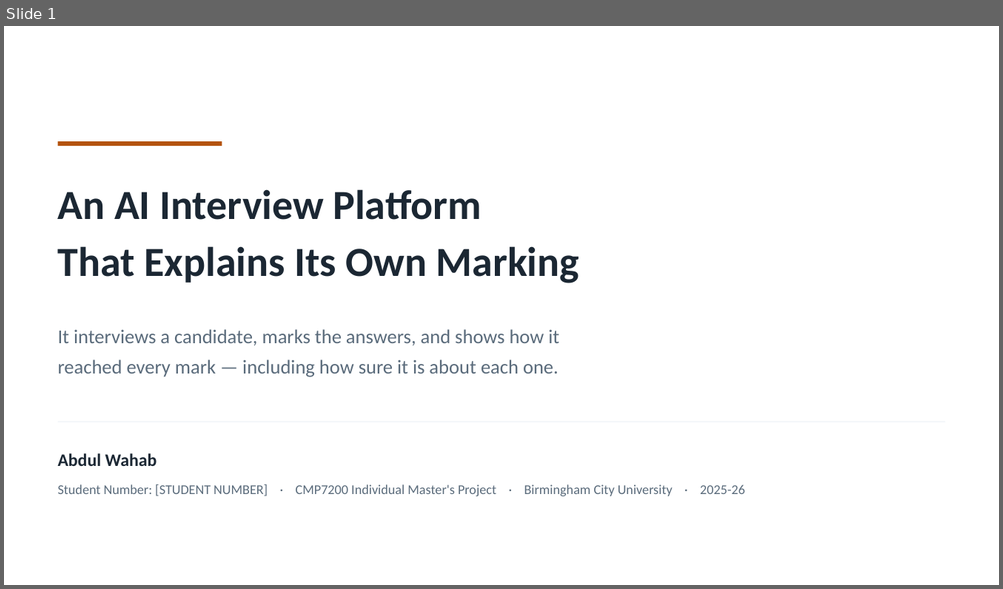
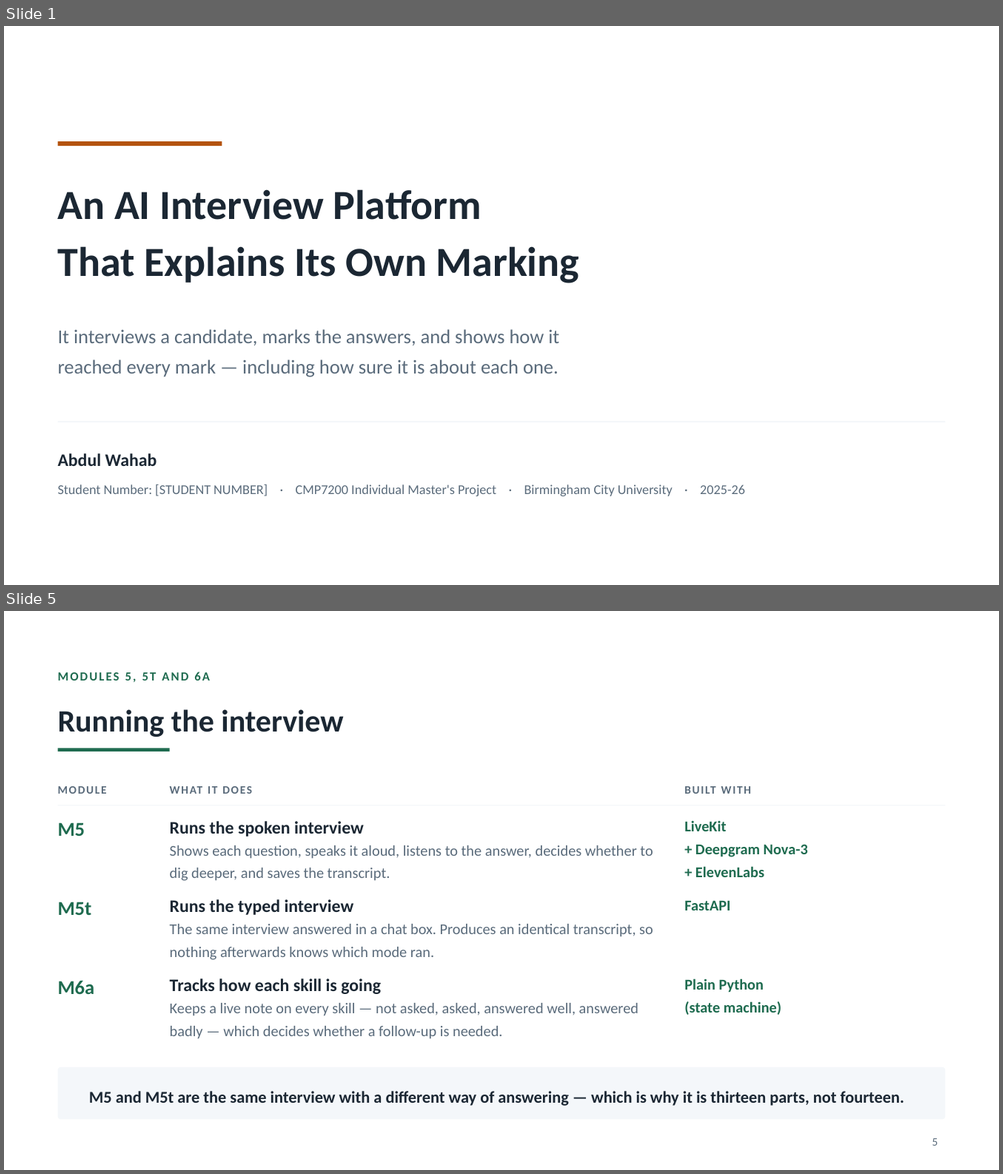
Before and after one commit to syedali254/interview_platform, a slide deck: submission/CMP7200_Viva_Presentation.pptx. Shown one above the other, each under a label of ours: slide 1 before the commit, slides 1 and 5 after it; the slides between them are not shown. The pictures are 1003x589 and 1003x1174 pixels, drawn with LibreOffice and Linux fonts; fonts in the diff are those of the drawing. Boxes give left, top, right and bottom in pixels: in the first picture for what was removed or moved away, otherwise in the second. Text is boxed around its words. In the diff, an @@ line names an element or a change of style, - is before the commit and + after.

```diff
--- a/submission/CMP7200_Viva_Presentation.pptx
+++ b/submission/CMP7200_Viva_Presentation.pptx
@@ slide 5 added at <box>4,611,999,1170</box>, background #FFFFFF @@
@@ text added at <box>58,672,210,682</box>, 12 pt, text #1E6B4F, bold @@
+MODULES 5, 5T AND 6A
@@ text added at <box>58,709,343,737</box>, 30 pt, text #1B2733, bold @@
+Running the interview
@@ rectangle added at <box>58,749,170,752</box>, fill #1E6B4F @@
@@ text added at <box>58,786,107,794</box>, 11 pt, text #5A6B7B, bold @@
+MODULE
@@ text added at <box>170,780,543,799</box>, 11 pt, text #5A6B7B, bold @@
+WHAT IT DOES
@@ text added at <box>685,780,938,799</box>, 11 pt, text #5A6B7B, bold @@
+BUILT WITH
@@ rectangle added at <box>58,805,945,806</box>, fill #F4F7FA @@
@@ text added at <box>58,823,85,836</box>, 19 pt, text #1E6B4F, bold @@
+M5
@@ text added at <box>170,821,364,837</box>, 17 pt, text #1B2733, bold @@
+Runs the spoken interview
@@ text added at <box>684,821,808,877</box>, 14.5 pt, text #1E6B4F, bold @@
+LiveKit
++ Deepgram Nova-3
++ ElevenLabs
@@ text added at <box>170,846,652,881</box>, 14.5 pt, text #5A6B7B @@
+Shows each question, speaks it aloud, listens to the answer, decides whether to dig deeper, and saves the transcript.
@@ text added at <box>58,902,92,915</box>, 19 pt, text #1E6B4F, bold @@
+M5t
@@ text added at <box>170,900,354,915</box>, 17 pt, text #1B2733, bold @@
+Runs the typed interview
@@ text added at <box>684,901,730,911</box>, 14.5 pt, text #1E6B4F, bold @@
+FastAPI
@@ text added at <box>170,924,653,960</box>, 14.5 pt, text #5A6B7B @@
+The same interview answered in a chat box. Produces an identical transcript, so nothing afterwards knows which mode ran.
@@ text added at <box>58,981,95,994</box>, 19 pt, text #1E6B4F, bold @@
+M6a
@@ text added at <box>170,979,381,994</box>, 17 pt, text #1B2733, bold @@
+Tracks how each skill is going
@@ text added at <box>684,979,781,1015</box>, 14.5 pt, text #1E6B4F, bold @@
+Plain Python
+(state machine)
@@ text added at <box>170,1003,638,1039</box>, 14.5 pt, text #5A6B7B @@
+Keeps a live note on every skill — not asked, asked, answered well, answered badly — which decides whether a follow-up is needed.
@@ rounded rectangle added at <box>58,1068,945,1120</box>, fill #F4F7FA @@
@@ text added at <box>89,1091,905,1106</box>, 16 pt, text #1B2733, bold @@
+M5 and M5t are the same interview with a different way of answering — which is why it is thirteen parts, not fourteen.
@@ text added at <box>932,1139,938,1146</box>, 11 pt, text #5A6B7B @@
+5
```
Also in this commit, not shown: 5 slides changed, 3 other slides added, 4 slides removed, 1 other file.
